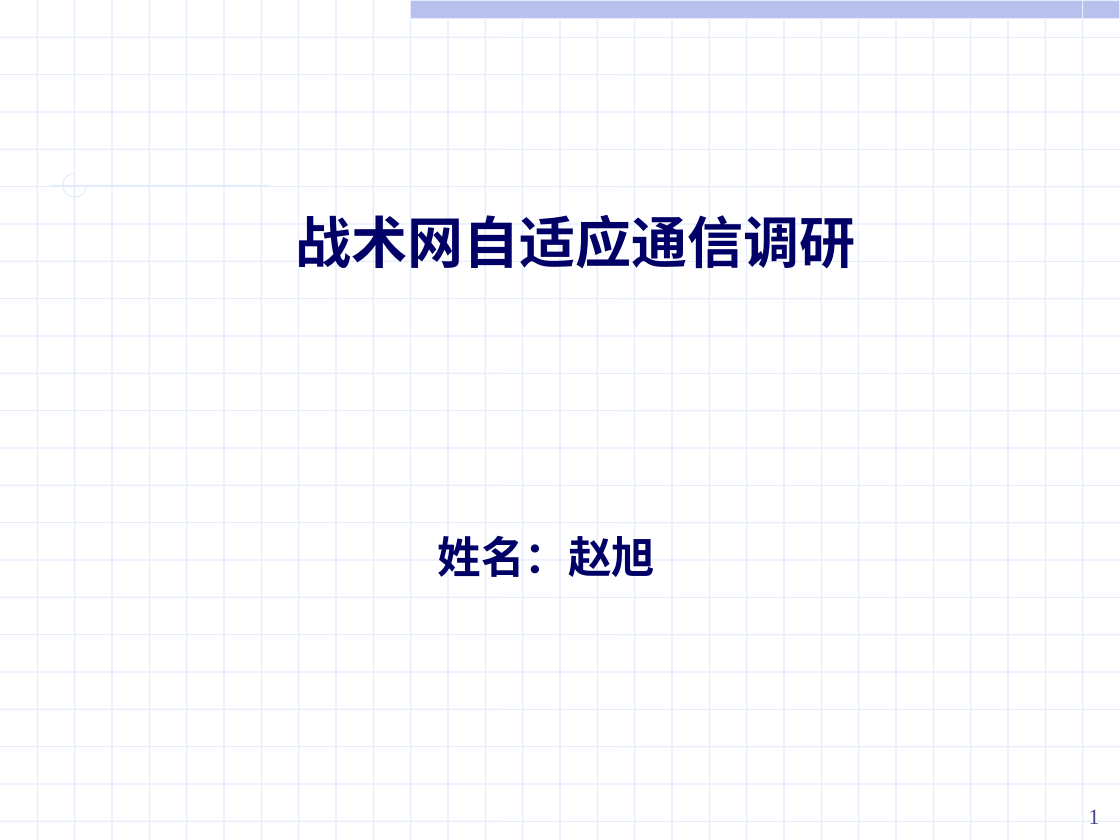
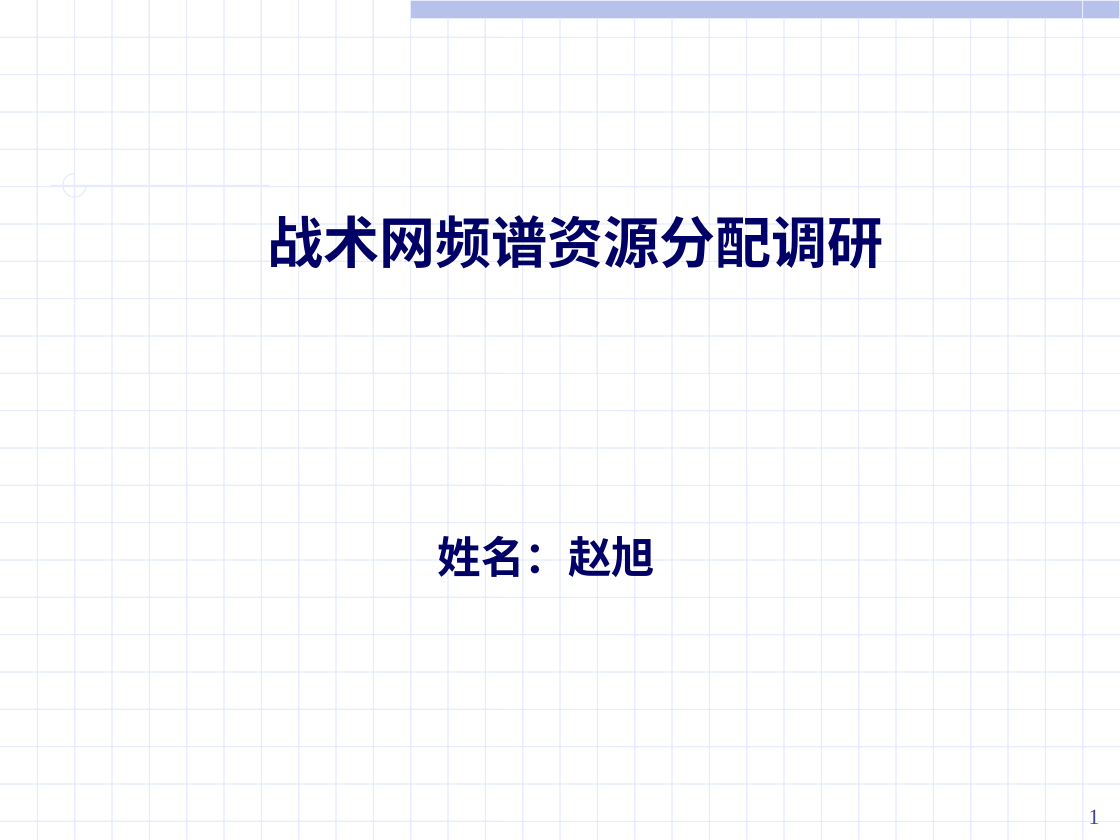
Before and after one commit to ssheroes/hello-world, a slide deck: slide 1 of 战术网频谱共享调研 (2).pptx. Drawn at 1120x840 pixels with LibreOffice and Linux fonts; fonts in the diff are those of the drawing. Boxes give left, top, right and bottom in pixels: in the first picture for what was removed or moved away, otherwise in the second. Text is boxed around its words. In the diff, an @@ line names an element or a change of style, - is before the commit and + after.

Commit message:
Update 战术网频谱共享调研 (2).pptx
a little

```diff
--- a/战术网频谱共享调研 (2).pptx
+++ b/战术网频谱共享调研 (2).pptx
@@ text at bbox=[268, 215, 884, 269]: text changed @@
-战术网自适应通信调研
+战术网频谱资源分配调研
```
Also in this commit, not shown: 8 other slides changed, 10 slides added.
